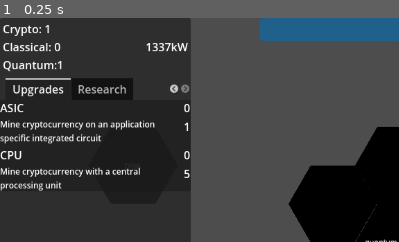
Above: before the commit, frame 1.
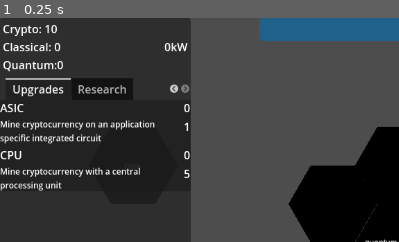
Above: after the commit, the same moment.

Repository: jm8/godotgamejam76
Game: Godot game, scene res://main.tscn
The game is run twice, just before and just after one commit, with the same random seed, the same clock (stepped at 60 frames per second) and the same inputs. The engine's default icon, where the game draws it, is replaced by a stand-in: a white triangle on a blue panel in a dark square.
Inputs:
- Up to frame 1 (0.25 s): no input
The pictures show only the part of the screen within x 0-50%, y 0-50%; the shares and areas given below are measured in that part.

The runs differ from the first frame. In frame 1, 0.3% of the frame differs, in the area x 12-48%, y 3-23%.

Commit message:
globularize

Diff:
--- a/globulars.gd
+++ b/globulars.gd
@@ -12,6 +12,9 @@
 const PROGRESS_LOW = preload("res://progress_colors/low.tres")
 
 var pipes: Dictionary
+
+var crypto: float = 10
+var qc_heating: float = 0
 
 func average_temperature(a: Vector2i, b: Vector2i, delta: float):
 	var rate = min(pipes[a].transfer_rate, pipes[b].transfer_rate)
--- a/idle_game_ui.gd
+++ b/idle_game_ui.gd
@@ -1,10 +1,7 @@
 extends Panel
 
-var crypto = 1
-var classical = 1
-var quantum = 1
-
-var power = 1337
+var classical = 0
+var quantum = 0
 
 # Called when the node enters the scene tree for the first time.
 func _ready() -> void:
@@ -13,10 +10,14 @@
 
 # Called every frame. 'delta' is the elapsed time since the previous frame.
 func _process(delta: float) -> void:
+	var asics = %Upgrades.counts[0]
+	var cpus = %Upgrades.counts[1]
 
-	crypto += 1  * delta * %Upgrades.counts[0]
+	Globulars.crypto += 1  * delta * asics
+
+	Globulars.qc_heating = asics + 1.5 * cpus
 
 	classical = %Upgrades.counts[1]
 
-	%ResourceLabel.text = "Crypto: %s\nClassical: %s\nQuantum:%s" % [floor(crypto), classical, quantum]
-	%PowerLabel.text = "%skW" % power
+	%ResourceLabel.text = "Crypto: %s\nClassical: %s\nQuantum:%s" % [floor(Globulars.crypto), classical, quantum]
+	%PowerLabel.text = "%skW" % Globulars.qc_heating
--- a/quantum-computer.gd
+++ b/quantum-computer.gd
@@ -17,7 +17,7 @@
 	var pipe = Globulars.pipes.get(Vector2i(0, 0))
 	if pipe:
 		Globulars.average_temperature_qc(pipe, self, delta)
-	temperature += 200 * delta;
+	temperature += Globulars.qc_heating * delta;
 
 
 func _on_area_2d_area_entered(area: Area2D) -> void:
--- a/upgrades.gd
+++ b/upgrades.gd
@@ -19,9 +19,9 @@
 		b.connect("gui_input", func (event: InputEvent):
 			if event is InputEventMouseButton and event.button_mask & MOUSE_BUTTON_MASK_LEFT != 0:
 				var cost = floor(upgrade.base_price * pow(1.1, counts[i]))
-				if get_parent().get_parent().get_parent().crypto >= cost:
+				if Globulars.crypto >= cost:
 					counts[i] += 1
-					get_parent().get_parent().get_parent().crypto -= cost
+					Globulars.crypto -= cost
 					b.get_node("Right/Count").text = str(counts[i])
 					b.get_node("Right/Cost").text = str(floor(upgrade.base_price * pow(1.1, counts[i])))
 		)
